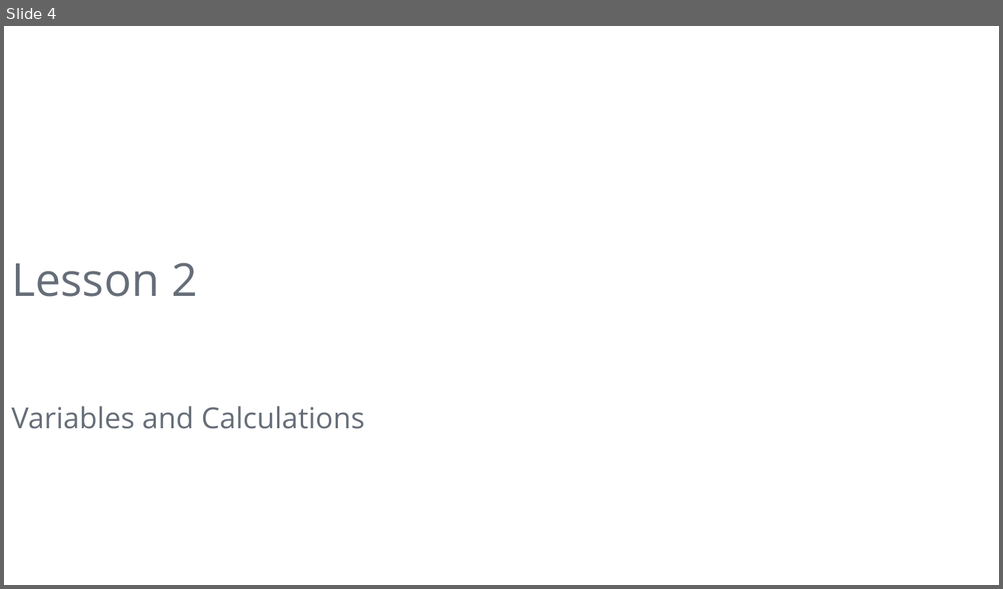
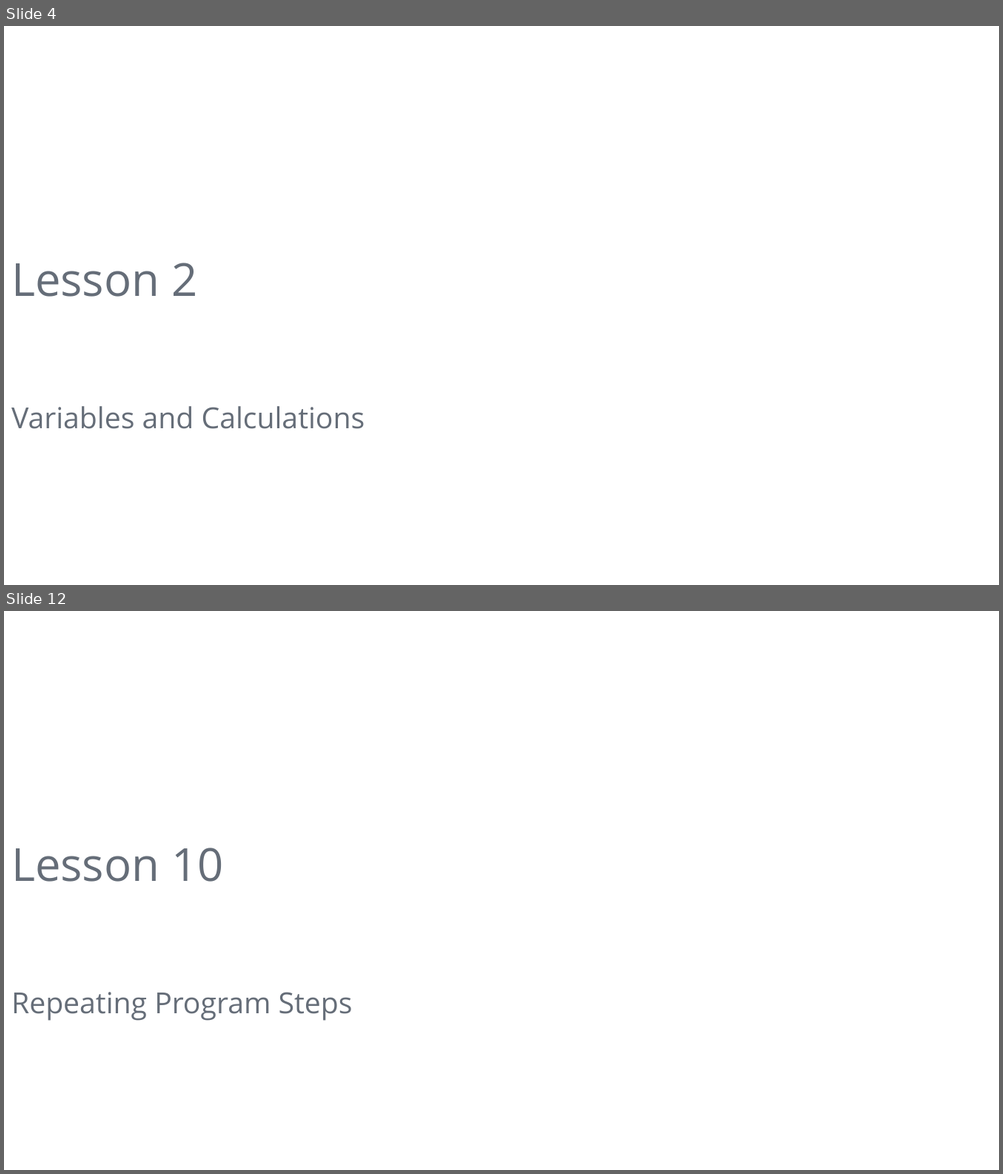
Before and after one commit to DaraOladapo/csharp-lessons, a slide deck: 01-intro/C# Lessons.pptx. Shown one above the other, each under a label of ours: slide 4 before the commit, slides 4 and 12 after it; the slides between them are not shown. The pictures are 1003x589 and 1003x1174 pixels, drawn with LibreOffice and Linux fonts; fonts in the diff are those of the drawing. Boxes give left, top, right and bottom in pixels: in the first picture for what was removed or moved away, otherwise in the second. Text is boxed around its words. In the diff, an @@ line names an element or a change of style, - is before the commit and + after.

Commit message:
Added Lesson Modules in Deck

```diff
--- a/01-intro/C# Lessons.pptx
+++ b/01-intro/C# Lessons.pptx
@@ slide 12 added at (4, 611, 999, 1170), background #FFFFFF @@
@@ title added at (11, 848, 223, 882), 44 pt, text #656D78 @@
+Lesson 10
@@ text added at (11, 992, 353, 1021), 28 pt, text #656D78 @@
+Repeating Program Steps
```
Also in this commit, not shown: 1 slide changed, 21 other slides added.
